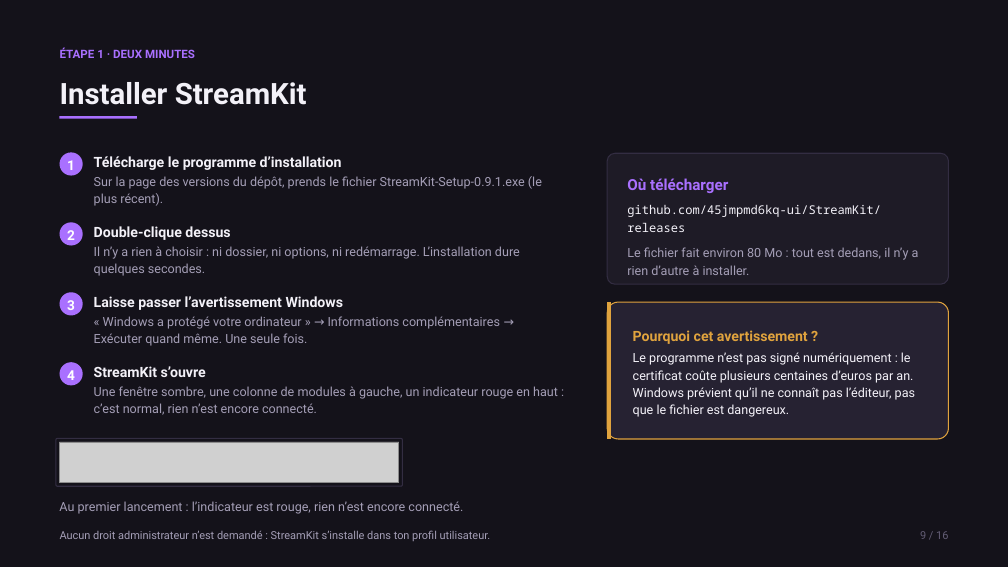
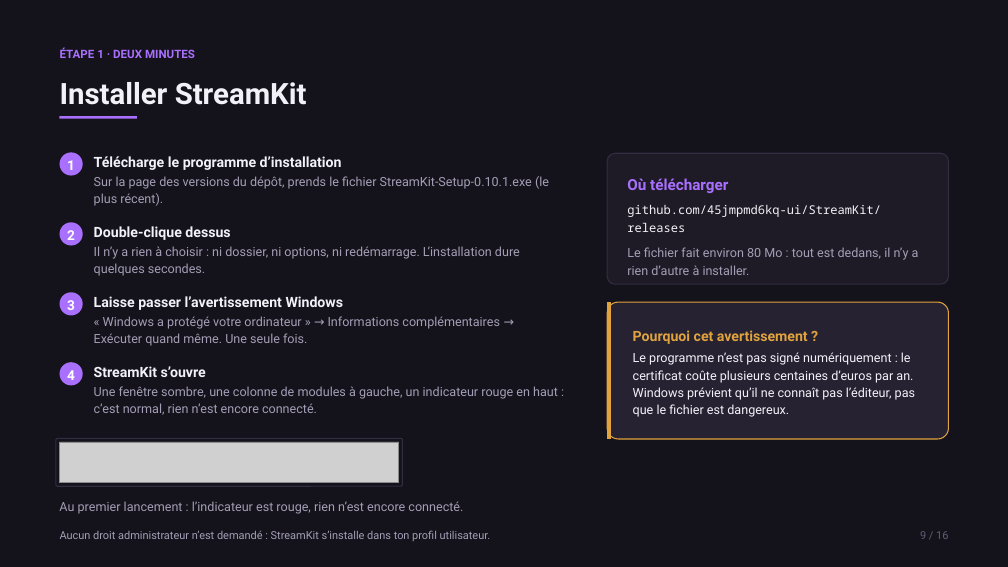
Before and after one commit to 45jmpmd6kq-ui/StreamKit, a slide deck: slide 9 of StreamKit_Presentation.pptx. Drawn at 1008x567 pixels with LibreOffice and Linux fonts; fonts in the diff are those of the drawing; grey boxes stand for pictures. Boxes give left, top, right and bottom in pixels: in the first picture for what was removed or moved away, otherwise in the second. Text is boxed around its words. In the diff, an @@ line names an element or a change of style, - is before the commit and + after.

```diff
--- a/StreamKit_Presentation.pptx
+++ b/StreamKit_Presentation.pptx
@@ text at [94, 176, 549, 206]: text changed @@
-Sur la page des versions du dépôt, prends le fichier StreamKit-Setup-0.9.1.exe (le plus récent).
+Sur la page des versions du dépôt, prends le fichier StreamKit-Setup-0.10.1.exe (le plus récent).
```
Also in this commit, not shown: 2 other slides changed, 12 other files.
